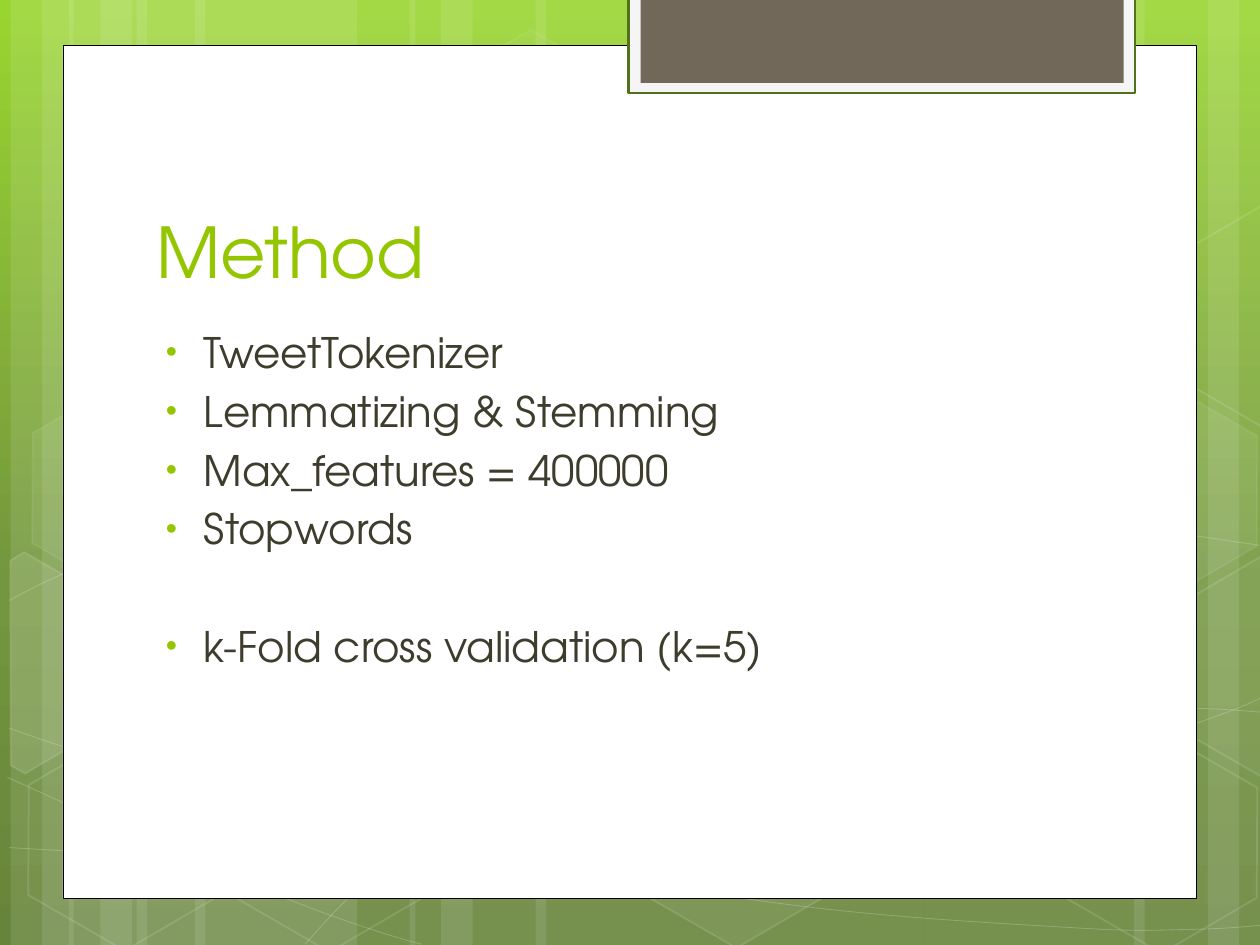
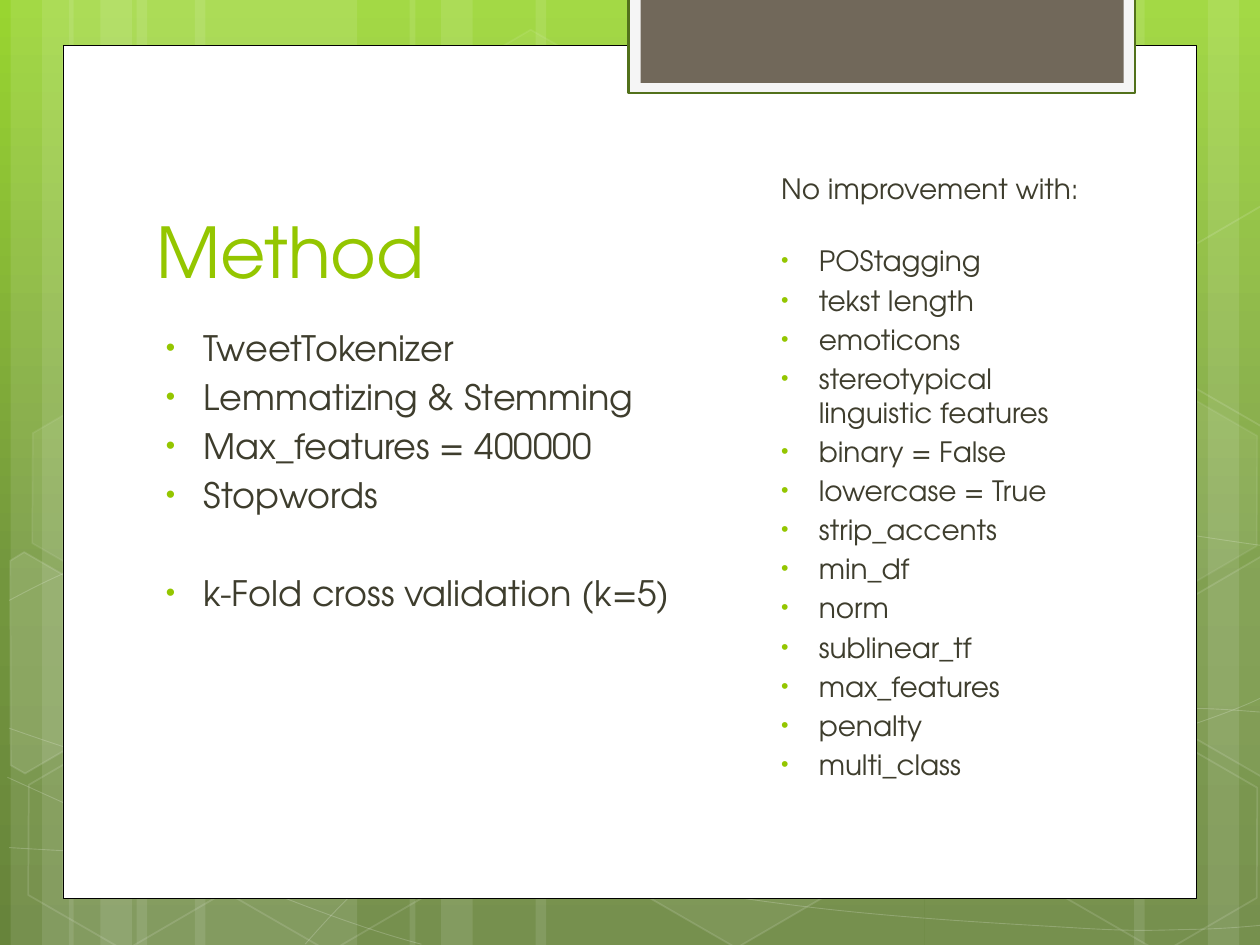
Before and after one commit to DaphneGroot/LFD-Final-Project, a slide deck: slide 7 of Presentation.pptx. Drawn at 1260x945 pixels with LibreOffice and Linux fonts; fonts in the diff are those of the drawing. Boxes give left, top, right and bottom in pixels: in the first picture for what was removed or moved away, otherwise in the second. Text is boxed around its words. In the diff, an @@ line names an element or a change of style, - is before the commit and + after.

Commit message:
Updated powerpoint

```diff
--- a/Presentation.pptx
+++ b/Presentation.pptx
@@ text added at (781,178,1079,779), 16 pt, text #3E3D2D @@
+No improvement with:
+• POStagging
+• tekst length
+• emoticons
+• stereotypical linguistic features
+• binary = False
+• lowercase = True
+• strip_accents
+• min_df
+• norm
+• sublinear_tf
+• max_features
+• penalty
+• multi_class
@@ text "TweetTokenizer" at (204,335,670,614): size 24 to 20 pt @@
```
Also in this commit, not shown: 2 other slides changed, 2 slides added, 1 slide removed.
